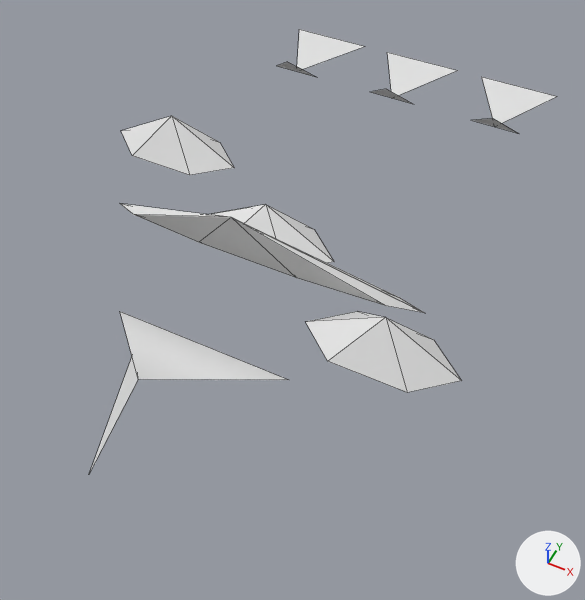
One commit to the OBJ model GameData/Meshes/Designs/aetherian/aetherian_frigate_mk2_22.obj: the scene before it, then after it.
One viewpoint serves both versions: a camera (50 mm lens) standing at (2.24, -4.23, 4.84) and looking at (0.31, -0.39, 0.04). Every picture has the same lights, and +X, +Y and +Z are marked at lower right. The picture after the commit comes second. Mesh edges are drawn as thin lines. Where no turn or scale is listed for an object, it has been applied to the vertices. Vertices at exactly the same position are counted once.

Names of what the first picture shows: 'aetherian_frigate_mk2_22'.
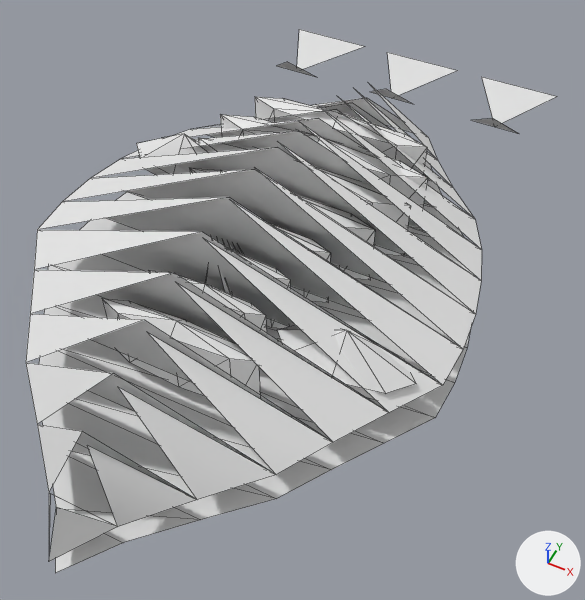
Changed parts and their boxes [x1, y1, x2, y2] in the pictures (585 x 600 px):
'aetherian_frigate_mk2_22', reshaped (13% wider, 22% taller): before [89, 29, 557, 474]; after [26, 29, 557, 573]
part 1 of me_aetherian_frigate_mk2_22, rebuilt: before [121, 116, 234, 175]; after [137, 134, 209, 174]
part 2 of me_aetherian_frigate_mk2_22, rebuilt (not visible afterwards): before [209, 204, 334, 263]
part 3 of me_aetherian_frigate_mk2_22, rebuilt (11% narrower, 15% shorter): before [306, 312, 462, 393]; after [277, 325, 416, 394]
part 4 of me_aetherian_frigate_mk2_22, built on: before [89, 204, 424, 474]; after [26, 86, 482, 573]

What the commit changed:
me_aetherian_frigate_mk2_22 is used by ob_aetherian_frigate_mk2_22; location (0.0, 0.0, 0.0).
me_aetherian_frigate_mk2_22 had 60 vertices, 46 faces and spanned x -1.81..1.81, y -2.54..3.38, z 0.0..1.06.
me_aetherian_frigate_mk2_22 now has 344 vertices, 345 faces and spans x -1.72..1.72, y -3.03..3.38, z 0.0..1.24.
me_aetherian_frigate_mk2_22 part 1: the loose piece of 8 vertices spanning x -1.81..-0.65, y 0.17..0.68, z 0.43..0.78 is rebuilt with 10 vertices and now spans x -1.55..-0.52, y 0.06..0.53, z 0.47..0.74.
me_aetherian_frigate_mk2_22 part 2: the loose piece of 8 vertices spanning x -0.58..0.58, y -0.46..0.04, z 0.43..0.78 is rebuilt with 10 vertices and now spans x -0.52..0.52, y -0.6..-0.14, z 0.47..0.74.
me_aetherian_frigate_mk2_22 part 3: the loose piece of 8 vertices spanning x 0.65..1.81, y -1.1..-0.6, z 0.43..0.78 is rebuilt with 9 vertices and now spans x 0.52..1.55, y -1.27..-0.8, z 0.47..0.74.
me_aetherian_frigate_mk2_22 part 4: 18 vertices removed from x -1.36..1.36, y -2.54..0.0, z 0.06..1.06; 297 vertices added at x -1.72..1.72, y -3.03..1.92, z 0.0..1.24.
